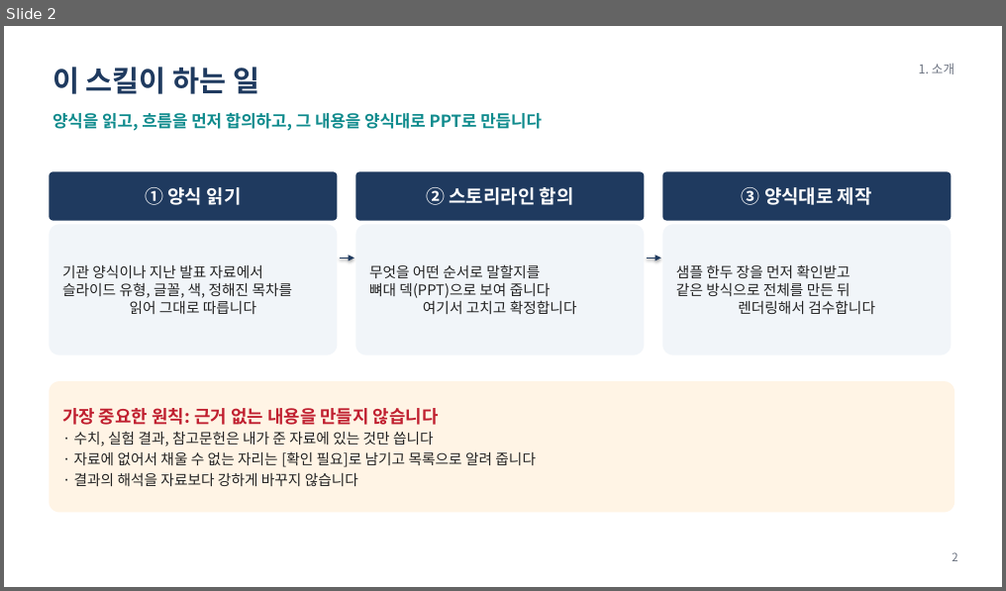
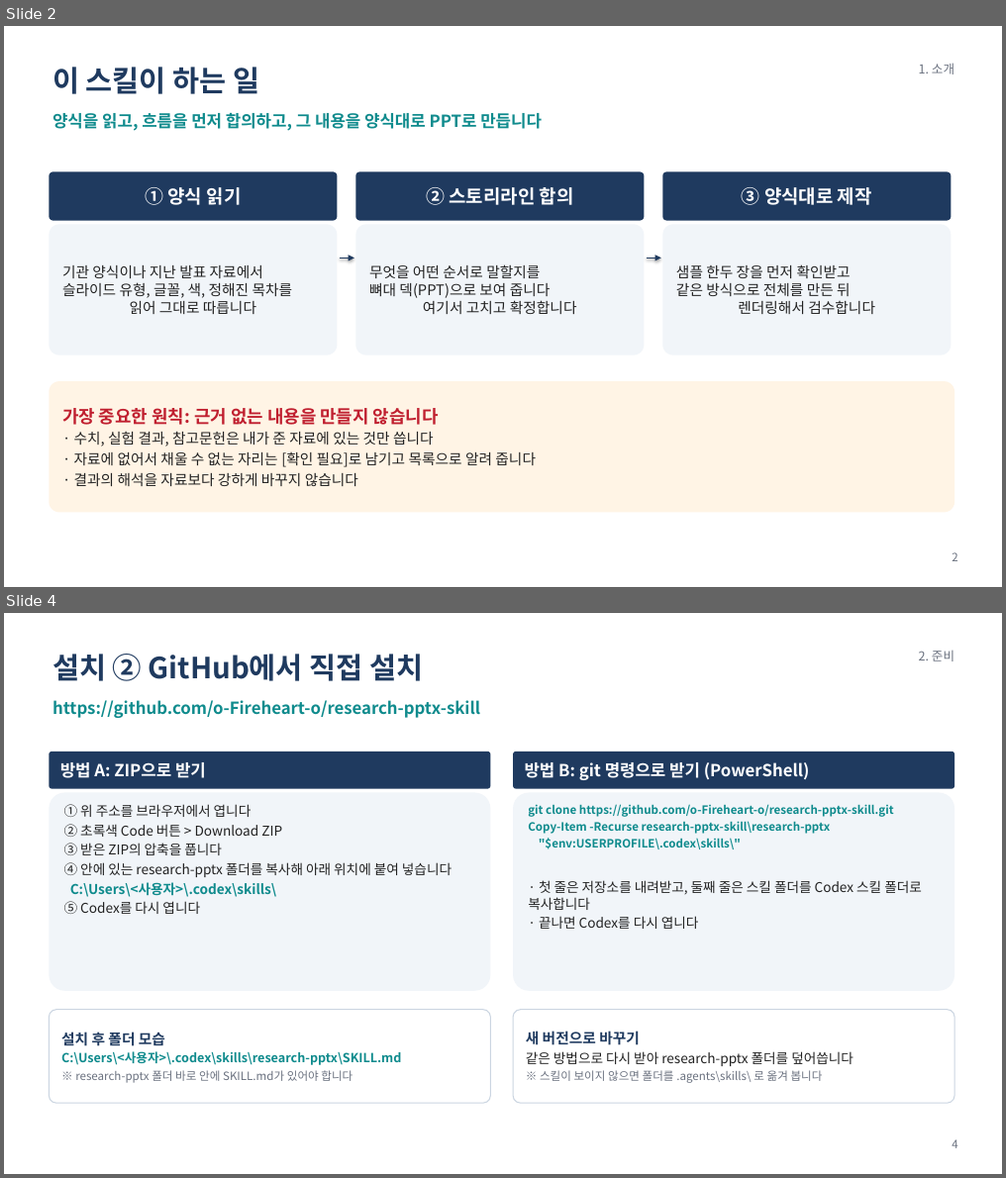
Before and after one commit to o-Fireheart-o/research-pptx-skill, a slide deck: docs/research-pptx 사용 매뉴얼.pptx. Shown one above the other, each under a label of ours: slide 2 before the commit, slides 2 and 4 after it; the slides between them are not shown. The pictures are 1006x591 and 1006x1178 pixels, drawn with LibreOffice and Linux fonts; fonts in the diff are those of the drawing. Boxes give left, top, right and bottom in pixels: in the first picture for what was removed or moved away, otherwise in the second. Text is boxed around its words. In the diff, an @@ line names an element or a change of style, - is before the commit and + after.

```diff
--- a/docs/research-pptx 사용 매뉴얼.pptx
+++ b/docs/research-pptx 사용 매뉴얼.pptx
@@ slide 4 added at [4,613,1002,1174], background #FFFFFF @@
@@ text added at [53,654,423,681], 28 pt, text #1F3A5F, bold @@
+설치 ② GitHub에서 직접 설치
@@ text added at [919,651,954,662], 12 pt, text #6B7280 @@
+2. 준비
@@ text added at [53,700,480,718], 16 pt, text #0F8B8D, bold @@
+https://github.com/o-Fireheart-o/research-pptx-skill
@@ rounded rectangle added at [49,752,491,789], fill #1F3A5F, 16 pt, text #FFFFFF, bold @@
+방법 A: ZIP으로 받기
@@ rounded rectangle added at [513,752,954,789], fill #1F3A5F, 16 pt, text #FFFFFF, bold @@
+방법 B: git 명령으로 받기 (PowerShell)
@@ rounded rectangle added at [49,792,491,991], fill #F1F5F9, 13 pt, text #222222 @@
+① 위 주소를 브라우저에서 엽니다
+② 초록색 Code 버튼 > Download ZIP
+③ 받은 ZIP의 압축을 풉니다
+④ 안에 있는 research-pptx 폴더를 복사해 아래 위치에 붙여 넣습니다
+C:\Users\<사용자>\.codex\skills\
+⑤ Codex를 다시 엽니다
@@ rounded rectangle added at [513,792,954,991], fill #F1F5F9, 11 pt, text #0F8B8D, bold @@
+git clone https://github.com/o-Fireheart-o/research-pptx-skill.git
+Copy-Item -Recurse research-pptx-skill\research-pptx
+"$env:USERPROFILE\.codex\skills\"
+· 첫 줄은 저장소를 내려받고, 둘째 줄은 스킬 폴더를 Codex 스킬 폴더로 복사합니다
+· 끝나면 Codex를 다시 엽니다
@@ rounded rectangle added at [49,1010,491,1103], fill #FFFFFF, outline #CBD5E1 1 pt, 12 pt, text #0F8B8D, bold @@
+설치 후 폴더 모습
+C:\Users\<사용자>\.codex\skills\research-pptx\SKILL.md
+※ research-pptx 폴더 바로 안에 SKILL.md가 있어야 합니다
@@ rounded rectangle added at [513,1010,954,1103], fill #FFFFFF, outline #CBD5E1 1 pt, 11 pt, text #6B7280 @@
+새 버전으로 바꾸기
+같은 방법으로 다시 받아 research-pptx 폴더를 덮어씁니다
+※ 스킬이 보이지 않으면 폴더를 .agents\skills\ 로 옮겨 봅니다
@@ text added at [951,1140,957,1149], 11 pt, text #6B7280 @@
+4
```
Also in this commit, not shown: 13 slides changed, 1 other file.
